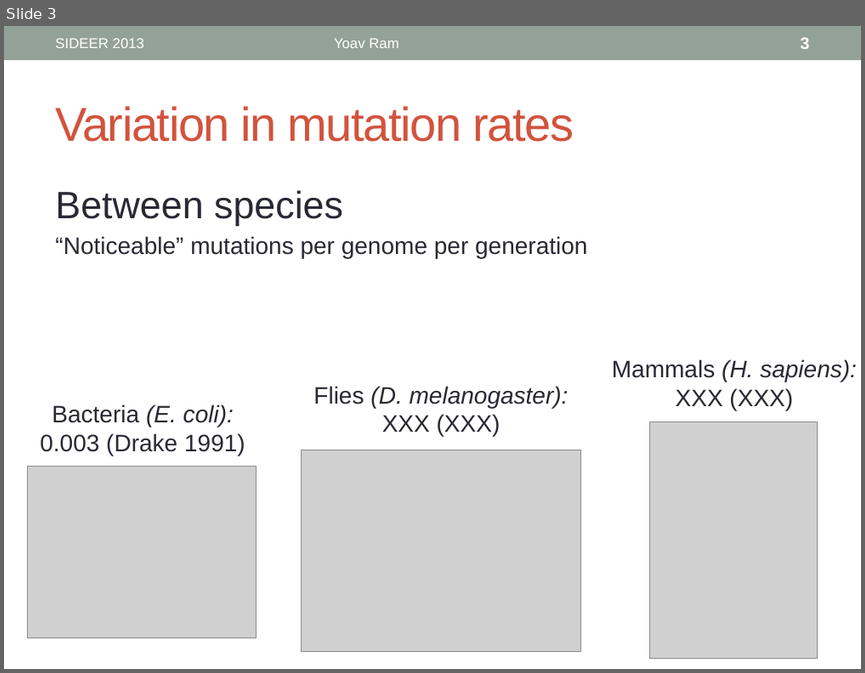
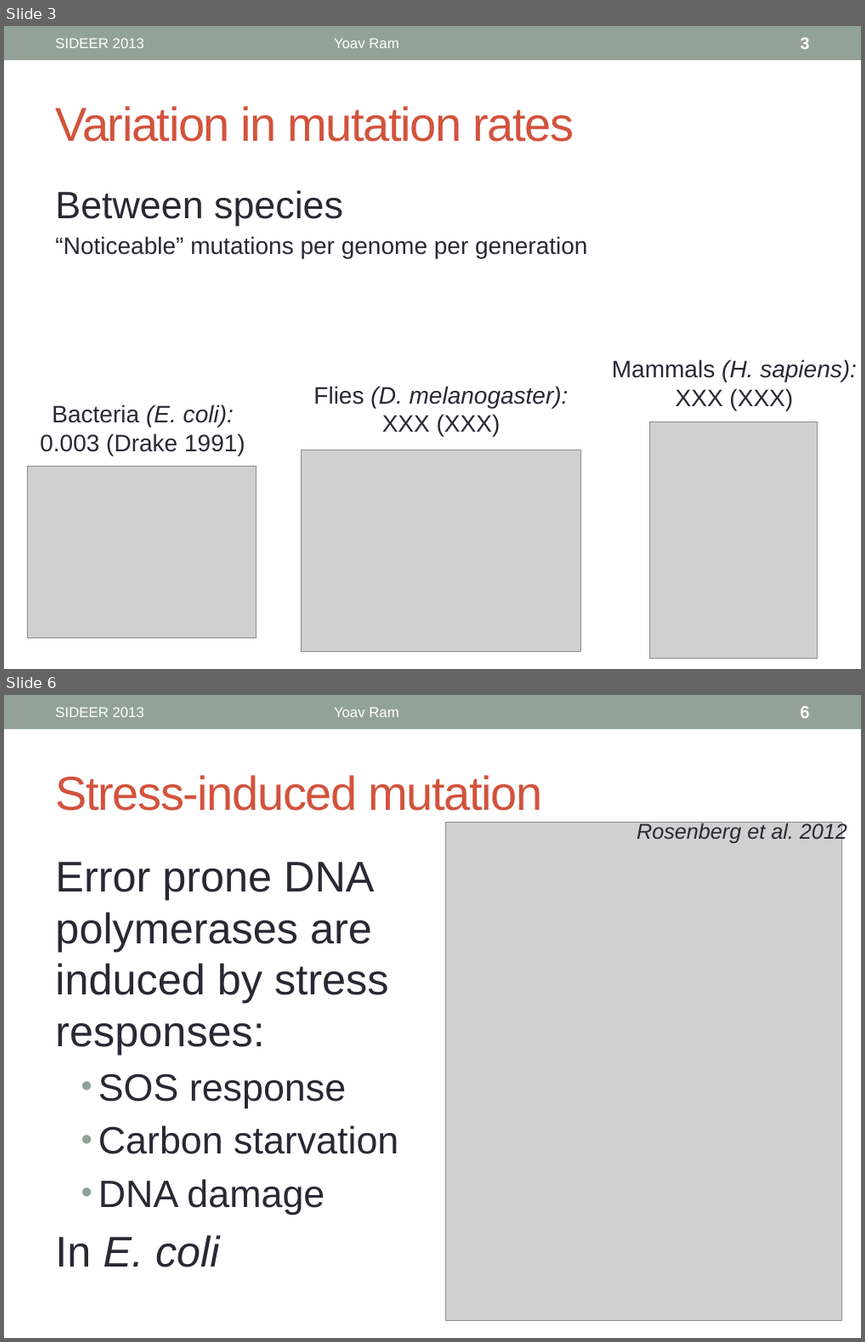
Before and after one commit to yoavram/SIDEER2013, a slide deck: presentation.pptx. Shown one above the other, each under a label of ours: slide 3 before the commit, slides 3 and 6 after it; the slides between them are not shown. The pictures are 865x673 and 865x1342 pixels, drawn with LibreOffice and Linux fonts; fonts in the diff are those of the drawing; grey boxes stand for pictures. Boxes give left, top, right and bottom in pixels: in the first picture for what was removed or moved away, otherwise in the second. Text is boxed around its words. In the diff, an @@ line names an element or a change of style, - is before the commit and + after.

```diff
--- a/presentation.pptx
+++ b/presentation.pptx
@@ slide 6 added at box(4, 695, 861, 1338), background #FFFFFF; not listed: 1 template element that a slide beside it also shows @@
@@ text added at box(55, 707, 144, 717), 12 pt, text #FFFFFF @@
+SIDEER 2013
@@ text added at box(334, 707, 398, 717), 12 pt, text #FFFFFF @@
+Yoav Ram
@@ page number added at box(800, 706, 810, 718), 14 pt, text #FFFFFF, bold @@
+6
@@ title added at box(55, 775, 542, 811), 40 pt, text #D2533C @@
+Stress-induced mutation
@@ picture added at box(446, 822, 842, 1320) @@
@@ text added at box(636, 822, 847, 844), 18 pt, text #292934, italic @@
+Rosenberg et al. 2012
@@ text added at box(55, 862, 398, 1267), 36 pt, text #292934 @@
+Error prone DNA polymerases are induced by stress responses:
+  • SOS response
+  • Carbon starvation
+  • DNA damage
+In E. coli
```
Also in this commit, not shown: 3 slides changed, 8 other slides added.
